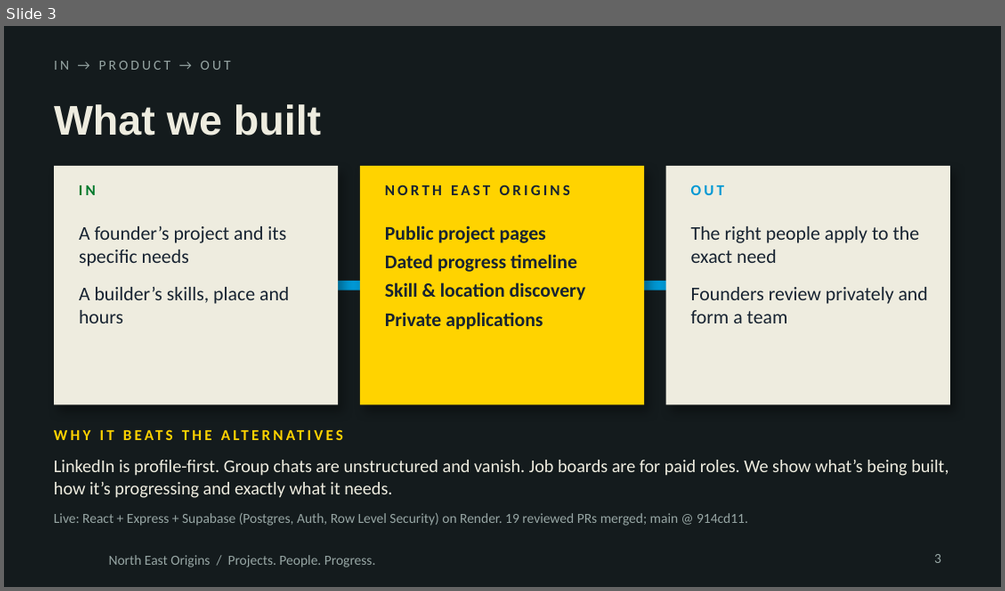
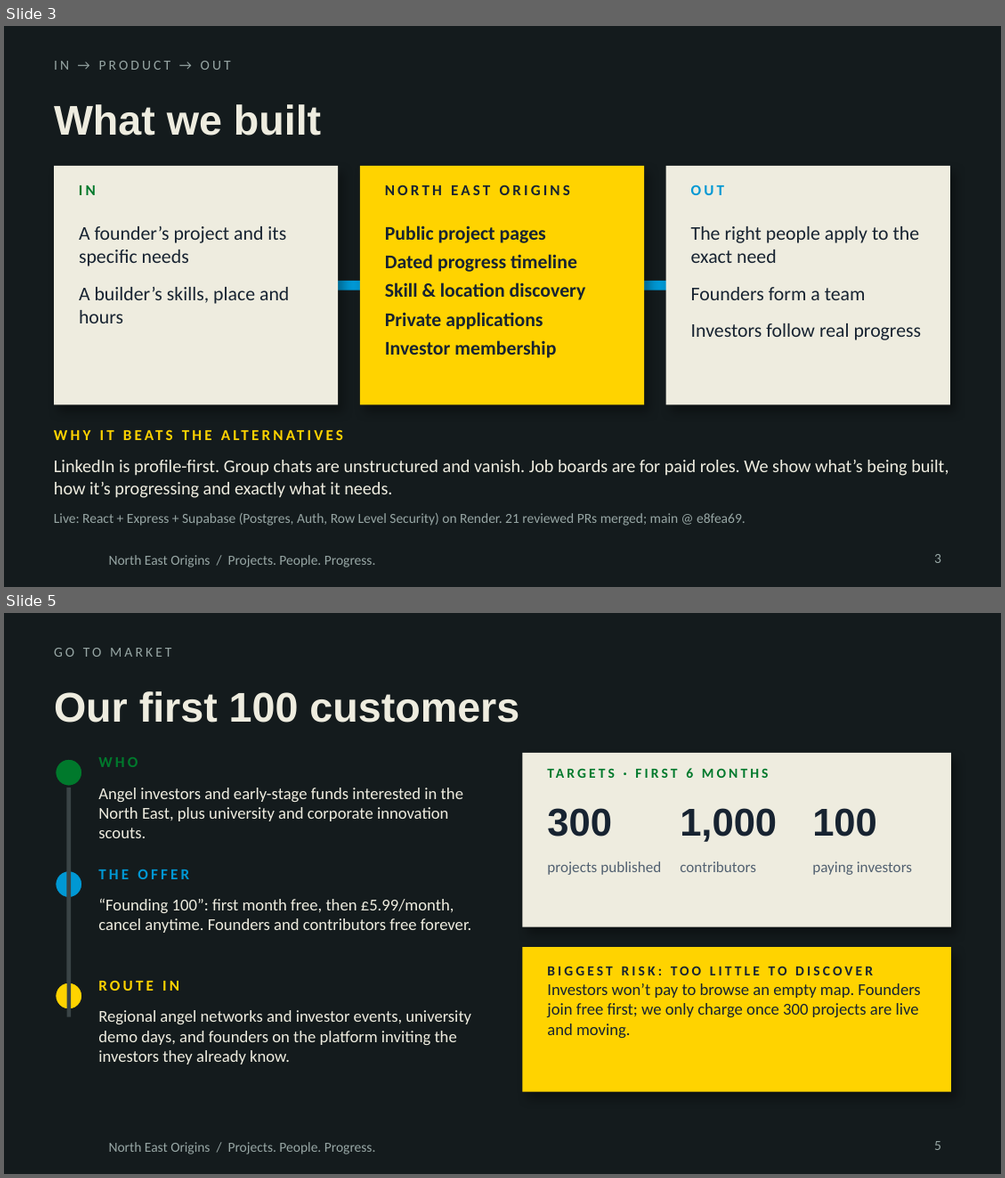
Before and after one commit to Abid091106/NorthEastOrigin, a slide deck: pitch/North-East-Origins-pitch-v3.pptx. Shown one above the other, each under a label of ours: slide 3 before the commit, slides 3 and 5 after it; the slides between them are not shown. The pictures are 1005x591 and 1005x1178 pixels, drawn with LibreOffice and Linux fonts; fonts in the diff are those of the drawing; background and template pictures are left out. Boxes give left, top, right and bottom in pixels: in the first picture for what was removed or moved away, otherwise in the second. Text is boxed around its words. In the diff, an @@ line names an element or a change of style, - is before the commit and + after.

```diff
--- a/pitch/North-East-Origins-pitch-v3.pptx
+++ b/pitch/North-East-Origins-pitch-v3.pptx
@@ slide 5 added at [4,613,1001,1174], background #141B1D; not listed: 1 template element that a slide beside it also shows @@
@@ text added at [54,648,171,657], 10 pt, text #97A6A4 @@
+GO TO MARKET
@@ title added at [54,691,519,722], 30 pt, text #EEECDF, bold @@
+Our first 100 customers
@@ ellipse added at [54,757,84,787], fill #00792C, outline #141B1D 3 pt @@
@@ text added at [98,757,138,767], 11 pt, text #00792C, bold @@
+WHO
@@ rectangle added at [522,753,951,927], fill #EEECDF @@
@@ text added at [686,768,693,778], 10 pt, text #00792C, bold @@
+TARGETS · FIRST 6 MONTHS
@@ line added from (69, 787) to (69, 1017), #3A4446 3 pt @@
@@ text added at [98,787,463,838], 12 pt, text #EEECDF @@
+Angel investors and early-stage funds interested in the North East, plus university and corporate innovation scouts.
@@ text added at [547,808,612,836], 28 pt, text #172331, bold @@
+300
@@ text added at [680,808,777,842], 28 pt, text #172331, bold @@
+1,000
@@ text added at [812,808,877,836], 28 pt, text #172331, bold @@
+100
@@ ellipse added at [54,869,84,899], fill #0098D4, outline #141B1D 3 pt @@
@@ text added at [98,869,189,879], 11 pt, text #0098D4, bold @@
+THE OFFER
@@ text added at [547,861,661,875], 11 pt, text #526171 @@
+projects published
@@ text added at [680,861,756,872], 11 pt, text #526171 @@
+contributors
@@ text added at [812,861,912,875], 11 pt, text #526171 @@
+paying investors
@@ text added at [98,898,471,933], 12 pt, text #EEECDF @@
+“Founding 100”: first month free, then £5.99/month, cancel anytime. Founders and contributors free forever.
@@ rectangle added at [522,947,951,1092], fill #FFD300 @@
@@ ellipse added at [54,981,84,1011], fill #FFD300, outline #141B1D 3 pt @@
@@ text added at [98,980,179,990], 11 pt, text #FFD300, bold @@
+ROUTE IN
@@ text added at [547,965,920,1038], 12 pt, text #172331 @@
+BIGGEST RISK: TOO LITTLE TO DISCOVER
+Investors won’t pay to browse an empty map. Founders join free first; we only charge once 300 projects are live and moving.
@@ text added at [98,1010,471,1064], 12 pt, text #EEECDF @@
+Regional angel networks and investor events, university demo days, and founders on the platform inviting the investors they already know.
@@ page number added at [934,1141,941,1150], 10 pt, text #97A6A4 @@
+5
@@ slide 3 changed as well @@
@@ text at [691,287,922,340]: text changed @@
-Founders review privately and form a team
+Founders form a team
+Investors follow real progress
@@ text at [385,340,556,358]: paragraph added @@
+Investor membership
@@ text at [54,513,745,525]: text changed @@
-Live: React + Express + Supabase (Postgres, Auth, Row Level Security) on Render. 19 reviewed PRs merged; main @ 914cd11.
+Live: React + Express + Supabase (Postgres, Auth, Row Level Security) on Render. 21 reviewed PRs merged; main @ e8fea69.
```
Also in this commit, not shown: 3 other slides changed, 2 slides removed, 1 other file.
